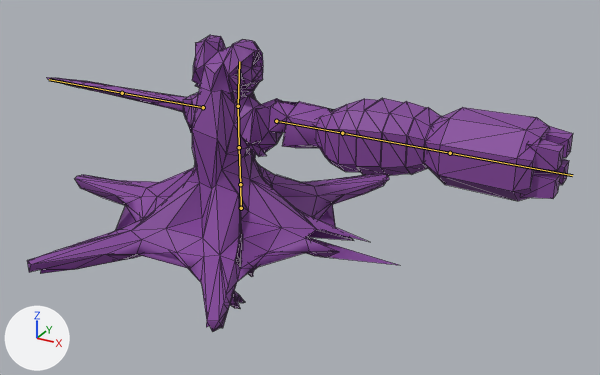
The glTF model public/models/enemies/ground_golem.glb: old version first, new version second.
Rendered twice from a 50 mm camera at (6.54, -9.97, 5.16) aimed at (0.93, 0.22, 0.07). Lighting does not change. The marker at lower left points along +X, +Y and +Z. The picture after the commit comes second. The bones that bend it are drawn over the model as lines. Mesh edges are drawn as thin lines.

The first picture shows 'detail_fist', 'flesh'.
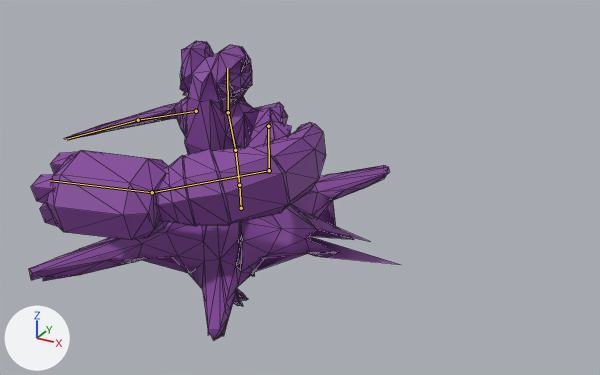
The newer file adds an action. The first version stands in its rest pose; the second is drawn at frame 8 of the action 'golem_block_loop'.

Pixel boxes (x1, y1, x2, y2) of what changed, in the pictures (600 x 375 px):
'flesh', posed
    before: (27, 35, 398, 332)
    after: (29, 41, 400, 340)
'detail_fist', posed (12% wider, 14% taller)
    before: (309, 98, 573, 201)
    after: (31, 122, 326, 240)
bone 'root', root to tip
    before: (241, 208) to (240, 184)
    after: (241, 208) to (239, 185)
bone 'spine', root to tip
    before: (240, 184) to (239, 147)
    after: (239, 185) to (235, 150)
bone 'arm_L_upper', root to tip
    before: (203, 107) to (122, 93)
    after: (196, 111) to (138, 120)
bone 'arm_L_lower', root to tip
    before: (122, 93) to (49, 79)
    after: (138, 120) to (66, 139)
bone 'chest', root to tip
    before: (239, 147) to (238, 106)
    after: (235, 150) to (228, 112)
bone 'giant_shoulder_R', root to tip
    before: (276, 121) to (342, 133)
    after: (268, 126) to (269, 170)
bone 'giant_arm_R', root to tip
    before: (342, 133) to (450, 153)
    after: (269, 170) to (152, 192)
bone 'giant_fist_R', root to tip
    before: (450, 153) to (572, 175)
    after: (152, 192) to (50, 180)
bone 'head', root to tip
    before: (238, 106) to (239, 61)
    after: (228, 112) to (227, 68)

The change, as a list of edits to the scene's bpy script:
```text
Change bone_root:
    where bone_root = bpy.data.objects['golem_rig'].pose.bones['root']
    bone_root.rotation_quaternion: (1.0, 0.0, 0.0, 0.0) -> (1.0, 0.025, 0.0, 0.0)  # degrees (0, 0, 0) -> degrees (3, 0, 0)
Change bone_spine:
    where bone_spine = bpy.data.objects['golem_rig'].pose.bones['spine']  # child of 'root'
    bone_spine.rotation_quaternion: (1.0, 0.0, 0.0, 0.0) -> (0.999, 0.047, 0.0, 0.0)  # degrees (0, 0, 0) -> degrees (5, 0, 0)
Change bone_arm_l_upper:
    where bone_arm_l_upper = bpy.data.objects['golem_rig'].pose.bones['arm_L_upper']  # child of 'spine'
    bone_arm_l_upper.rotation_quaternion: (1.0, 0.0, 0.0, 0.0) -> (0.98, -0.173, 0.017, -0.098)  # degrees (0, 0, 0) -> degrees (-20, 0, -11)
Change bone_arm_l_lower:
    where bone_arm_l_lower = bpy.data.objects['golem_rig'].pose.bones['arm_L_lower']  # child of 'arm_L_upper'
    bone_arm_l_lower.rotation_quaternion: (1.0, 0.0, 0.0, 0.0) -> (0.985, 0.0, 0.0, 0.174)  # degrees (0, 0, 0) -> degrees (0, 0, 20)
Change bone_chest:
    where bone_chest = bpy.data.objects['golem_rig'].pose.bones['chest']  # child of 'spine'
    bone_chest.rotation_quaternion: (1.0, 0.0, 0.0, 0.0) -> (0.999, 0.047, 0.0, 0.0)  # degrees (0, 0, 0) -> degrees (5, 0, 0)
Change bone_giant_shoulder_r:
    where bone_giant_shoulder_r = bpy.data.objects['golem_rig'].pose.bones['giant_shoulder_R']  # child of 'chest'
    bone_giant_shoulder_r.rotation_quaternion: (1.0, 0.0, 0.0, 0.0) -> (0.865, -0.022, 0.013, -0.501)  # degrees (0, 0, 0) -> degrees (-3, 0, -60)
Change bone_giant_arm_r:
    where bone_giant_arm_r = bpy.data.objects['golem_rig'].pose.bones['giant_arm_R']  # child of 'giant_shoulder_R'
    bone_giant_arm_r.rotation_quaternion: (1.0, 0.0, 0.0, 0.0) -> (0.748, 0.0, 0.0, -0.663)  # degrees (0, 0, 0) -> degrees (0, 0, -83)
Change bone_giant_fist_r:
    where bone_giant_fist_r = bpy.data.objects['golem_rig'].pose.bones['giant_fist_R']  # child of 'giant_arm_R'
    bone_giant_fist_r.rotation_quaternion: (1.0, 0.0, 0.0, 0.0) -> (0.973, 0.0, 0.0, -0.229)  # degrees (0, 0, 0) -> degrees (0, 0, -26)
Change bone_head:
    where bone_head = bpy.data.objects['golem_rig'].pose.bones['head']  # child of 'chest'
    bone_head.rotation_quaternion: (1.0, 0.0, 0.0, 0.0) -> (0.997, -0.077, 0.0, 0.0)  # degrees (0, 0, 0) -> degrees (-9, 0, 0)
```
